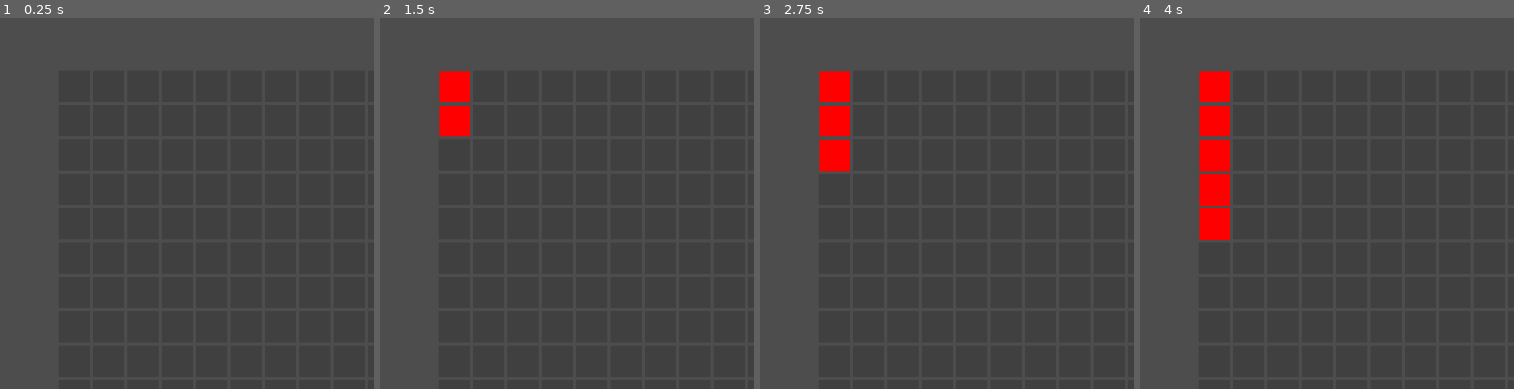
Above: before the commit, frames 1-4 (left to right).
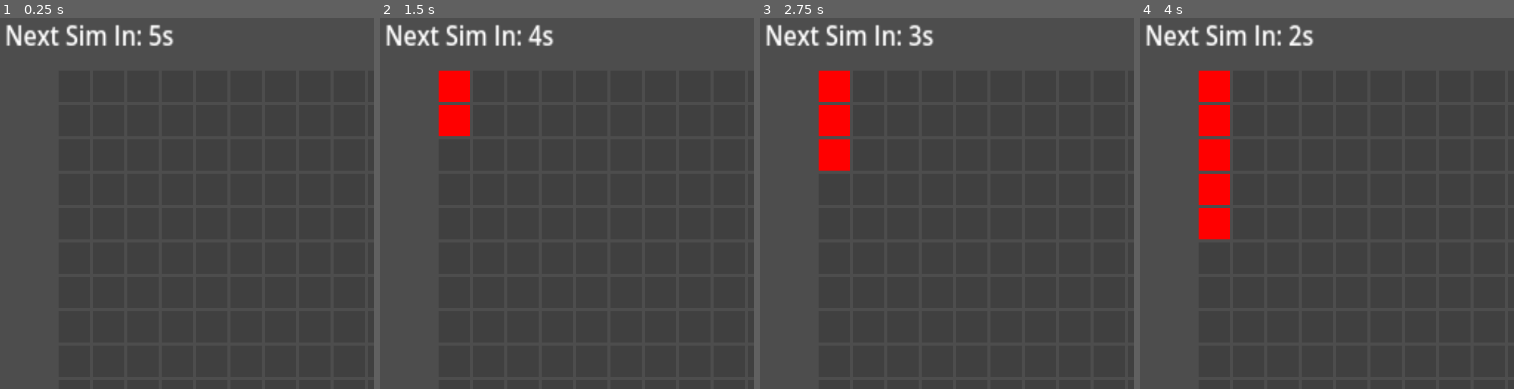
Above: after the commit, the same moments.

Repository: cyberneel/life-defense
Game: Godot game, scene res://scenes/game_scene.tscn
Two runs of this game, one before a commit and one after it. Both use one fixed random seed, a clock stepped at 60 frames per second and the inputs below.
Inputs (mouse positions are % of the whole screen's width and height, from its top left):
- Up to frame 1 (0.25 s): no input
- Up to frame 2 (1.5 s): tap Enter at 0.5 s; move the mouse to (10, 9) at 0.52 s; press the mouse at (10, 9) at 0.53 s; move the mouse to (10, 14) at 1.27 s; release the mouse at (10, 14) at 1.28 s; click (10, 14) at 1.35 s
- Up to frame 3 (2.75 s): tap Space at 2 s; move the mouse to (10, 18) at 2.02 s; press the mouse at (10, 18) at 2.03 s
- Up to frame 4 (4 s): tap Enter at 2.75 s; move the mouse to (10, 23) at 2.77 s; release the mouse at (10, 23) at 2.78 s; click (10, 23) at 2.85 s; tap Space at 3.5 s; move the mouse to (10, 28) at 3.52 s; press the mouse at (10, 28) at 3.53 s
The pictures show only the part of the screen within x 0-50%, y 0-50%; the shares and areas given below are measured in that part.

The runs differ from the first frame. In frame 1, 1.2% of the frame differs, in the area x 1-47%, y 1-8%; in frame 2, 1.2%; in frame 3, 1.2%; in frame 4, 1.2%.

Commit message:
Added text that shows time until next sim

Diff:
--- a/scenes/game_scene.tscn
+++ b/scenes/game_scene.tscn
@@ -4,13 +4,34 @@
 
 [node name="Game Scene" type="Node2D"]
 
-[node name="Grid Spawner" type="Node2D" parent="."]
+[node name="Grid Spawner" type="Node2D" parent="." node_paths=PackedStringArray("sim_timer_text")]
 script = ExtResource("2_i5ch3")
 grid_size = 20
 block_size = 5
 padding_px = 5
 update_interval = 5
+sim_timer_text = NodePath("../MarginContainer/Sim Step Timer Text")
 
 [node name="Simulate Next Step" type="Timer" parent="Grid Spawner"]
 
+[node name="MarginContainer" type="MarginContainer" parent="."]
+anchors_preset = 8
+anchor_left = 0.5
+anchor_top = 0.5
+anchor_right = 0.5
+anchor_bottom = 0.5
+offset_left = 11.0
+offset_top = 8.00006
+offset_right = 269.0
+offset_bottom = 31.0001
+grow_horizontal = 2
+grow_vertical = 2
+scale = Vector2(2.36303, 2.72768)
+size_flags_horizontal = 4
+size_flags_vertical = 4
+
+[node name="Sim Step Timer Text" type="Label" parent="MarginContainer"]
+layout_mode = 2
+text = "Next Sim in: 5s"
+
 [connection signal="timeout" from="Grid Spawner/Simulate Next Step" to="Grid Spawner" method="_on_simulate_next_step"]
--- a/scripts/grid_spawner.gd
+++ b/scripts/grid_spawner.gd
@@ -7,6 +7,8 @@
 
 @export_category("Game Settings")
 @export var update_interval: int = 3
+@export var sim_timer_text: Label
+@export var show_time_decimals: bool = false
 
 @onready var block_preload = preload("res://scenes/presets/grid_block.tscn")
 
@@ -14,8 +16,7 @@
 
 # Called when the node enters the scene tree for the first time.
 func _ready() -> void:
-	var window_width: int = DisplayServer.screen_get_size().x
-	var grid_midpoint: int = (block_size * 10 + padding_px) * grid_size / 2.0
+	var grid_midpoint: int = round((block_size * 10 + padding_px) * grid_size / 2.0)
 	position.x = (640 - (182.5 * grid_size/15)) - (grid_midpoint / 2.0)
 	position.y = position.x
 
@@ -36,11 +37,18 @@
 			block_states.append(false)
 
 	$"Simulate Next Step".start(update_interval)
+	get_node("../")
 	pass
 
 
 # Called every frame. 'delta' is the elapsed time since the previous frame.
 func _process(delta: float) -> void:
+	var time_left: String = ""
+	if show_time_decimals:
+		time_left = str(floor($"Simulate Next Step".time_left*100)/100.0)
+	else:
+		time_left = str(ceil($"Simulate Next Step".time_left))
+	sim_timer_text.text = "Next Sim In: " + time_left + "s"
 	pass
 
 # Simulation Update
@@ -94,9 +102,9 @@
 
 func get_block_2d_from_idx(idx: int) -> Vector2i:
 	var pos2d: Vector2i = Vector2i.ZERO
-	pos2d.x = floor(idx / grid_size)
+	pos2d.x = floor(idx / (grid_size * 1.0))
 	idx = idx % grid_size
-	pos2d.y = floor(idx)
+	pos2d.y = idx
 	return pos2d
 
 # Calculate the how many neighbors are alive
